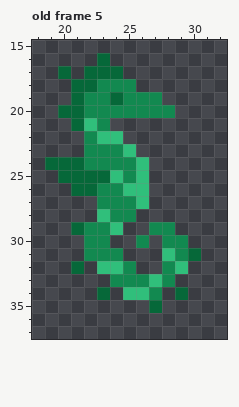
Edited in one commit: pixel-art file (assets/Scenery Animals.aseprite). This is how it looked before the edit.
48x48 pixels, 9 frames. Shown: old frame 5: x 18..32, y 15..37. The commit also changed other frames, which this record leaves out.
New version:
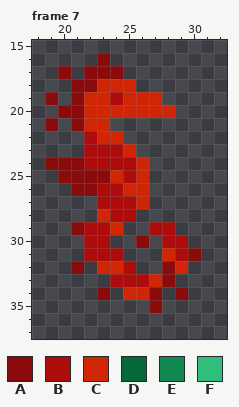
Palette (. is transparent): A #890b0b  B #ad0c0c  C #d12606  D #066839  E #128950  F #30bf7b
A new or re-ordered frame is compared with the old frame closest to it.
The author wrote: variações de peixes e cavalos marinhos. Variações de animais marinhos.
Diff:
frames 9 -> 13
Changed rows in their new state; - is an unchanged pixel.
Frame 7 is new; against old frame 5:
first column x 19:
16 ----A-------
17 -A-AAA------
18 --AACCC-----
19 A-ACCBCCC---
20 -AACCCCCCC--
21 A-ACC-------
22 ---BCC------
23 ---BBBC-----
24 AAABBBBC----
25 -AAAACBC----
26 --AABBCC----
27 ----BBBC----
28 ----CBB-----
29 --ABBC--BB--
30 ---BB--A-BB-
31 ---BBB---CBA
32 --A-CCB--AC-
33 -----BBBCA--
34 ----A-CCA-A-
35 --------A---
Where, in picture pixels (left, top, right, bottom), the same in both pictures:
changed: (45, 53, 201, 313)
